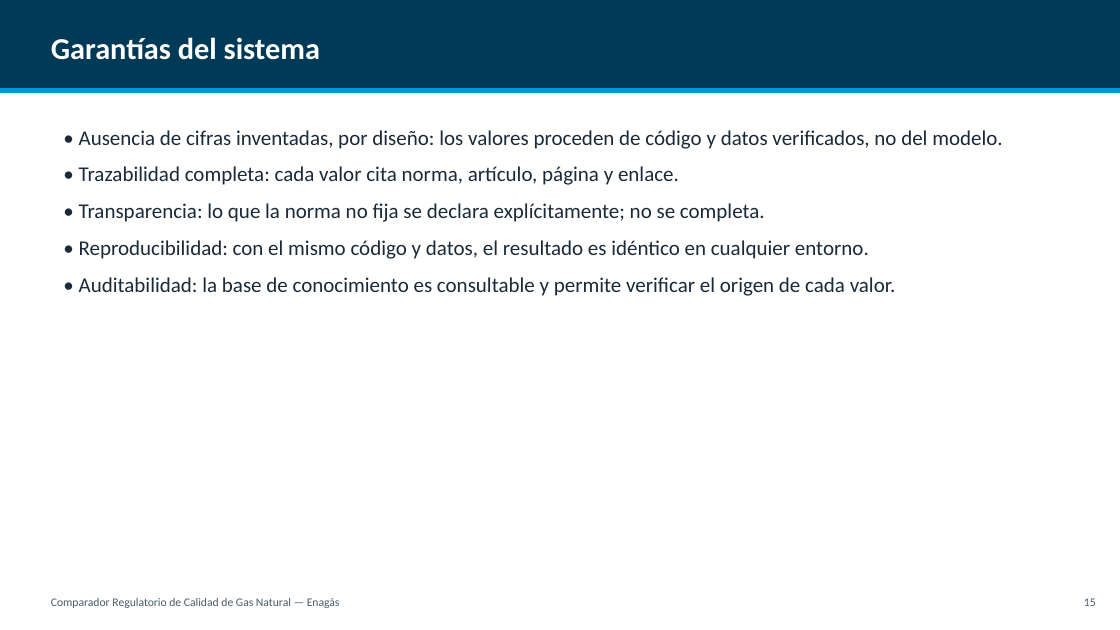
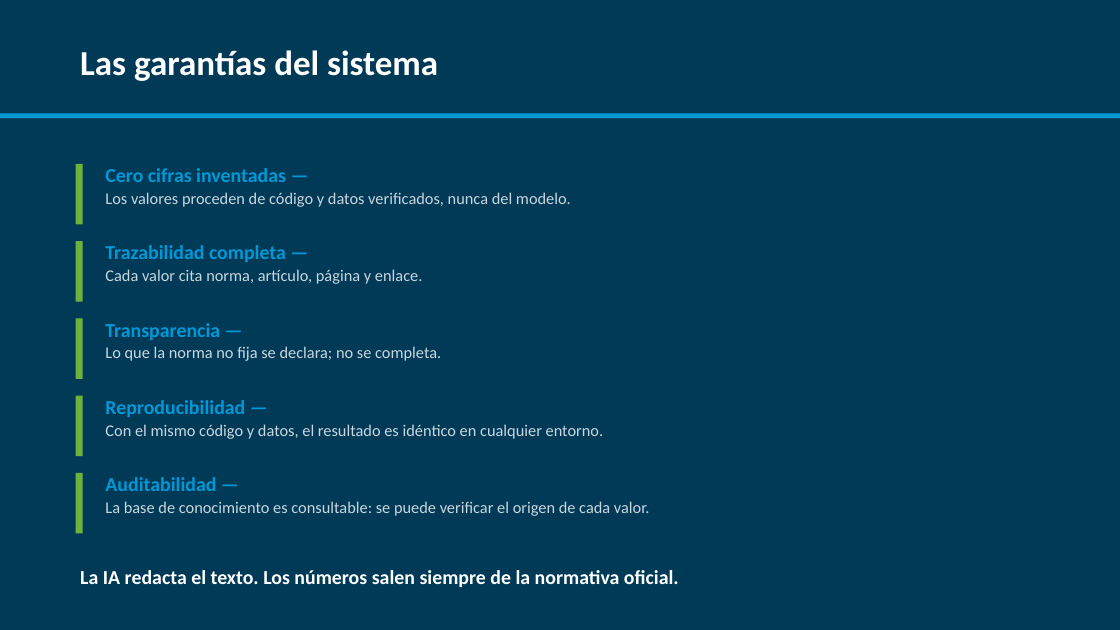
Before and after one commit to CarlosOlivaZurdo/ENAG-S_G1, a slide deck: slide 23 of docs/Presentacion_Comparador_Gas.pptx (slide 16 before the commit). Drawn at 1120x630 pixels with LibreOffice and Linux fonts; fonts in the diff are those of the drawing. Boxes give left, top, right and bottom in pixels: in the first picture for what was removed or moved away, otherwise in the second. Text is boxed around its words. In the diff, an @@ line names an element or a change of style, - is before the commit and + after.

```diff
--- a/docs/Presentacion_Comparador_Gas.pptx
+++ b/docs/Presentacion_Comparador_Gas.pptx
@@ rectangle: place and size @@
-rectangle at box(0, 0, 1120, 88)
+rectangle at box(0, 0, 1120, 630)
@@ text "Las garantías del sistema" at box(80, 50, 438, 81): vertical alignment middle to top @@
@@ text at box(80, 50, 438, 81): text changed; size 26 to 30 pt @@
-Garantías del sistema
+Las garantías del sistema
@@ rectangle: place and size @@
-rectangle at box(0, 88, 1120, 93)
+rectangle at box(0, 113, 1120, 118)
@@ text removed at box(79, 130, 1002, 296) @@
-• Ausencia de cifras inventadas, por diseño: los valores proceden de código y datos verificados, no del modelo.
-• Trazabilidad completa: cada valor cita norma, artículo, página y enlace.
-• Transparencia: lo que la norma no fija se declara explícitamente; no se completa.
-• Reproducibilidad: con el mismo código y datos, el resultado es idéntico en cualquier entorno.
-• Auditabilidad: la base de conocimiento es consultable y permite verificar el origen de cada valor.
@@ rectangle added at box(76, 164, 82, 224), fill #6CB33E @@
@@ text added at box(105, 168, 286, 182), 17 pt, text #0099D6, bold @@
+Cero cifras inventadas —
@@ text added at box(105, 192, 571, 207), 14 pt, text #C9D6E0 @@
+Los valores proceden de código y datos verificados, nunca del modelo.
@@ rectangle added at box(76, 241, 82, 302), fill #6CB33E @@
@@ text added at box(105, 245, 286, 262), 17 pt, text #0099D6, bold @@
+Trazabilidad completa —
@@ text added at box(105, 269, 422, 284), 14 pt, text #C9D6E0 @@
+Cada valor cita norma, artículo, página y enlace.
@@ rectangle added at box(76, 318, 82, 379), fill #6CB33E @@
@@ text added at box(105, 323, 220, 340), 17 pt, text #0099D6, bold @@
+Transparencia —
@@ text added at box(105, 346, 441, 361), 14 pt, text #C9D6E0 @@
+Lo que la norma no fija se declara; no se completa.
@@ rectangle added at box(76, 396, 82, 456), fill #6CB33E @@
@@ text added at box(105, 400, 245, 417), 17 pt, text #0099D6, bold @@
+Reproducibilidad —
@@ text added at box(105, 424, 604, 439), 14 pt, text #C9D6E0 @@
+Con el mismo código y datos, el resultado es idéntico en cualquier entorno.
@@ rectangle added at box(76, 473, 82, 534), fill #6CB33E @@
@@ text added at box(105, 477, 216, 491), 17 pt, text #0099D6, bold @@
+Auditabilidad —
@@ text added at box(105, 501, 650, 516), 14 pt, text #C9D6E0 @@
+La base de conocimiento es consultable: se puede verificar el origen de cada valor.
@@ text removed at box(51, 598, 340, 608) @@
-Comparador Regulatorio de Calidad de Gas Natural — Enagás
@@ text added at box(80, 570, 679, 587), 17 pt, text #FFFFFF, bold @@
+La IA redacta el texto. Los números salen siempre de la normativa oficial.
@@ text removed at box(1084, 598, 1096, 606) @@
-15
```
Also in this commit, not shown: 10 other slides changed, 12 slides added, 7 slides removed, 11 other files.
